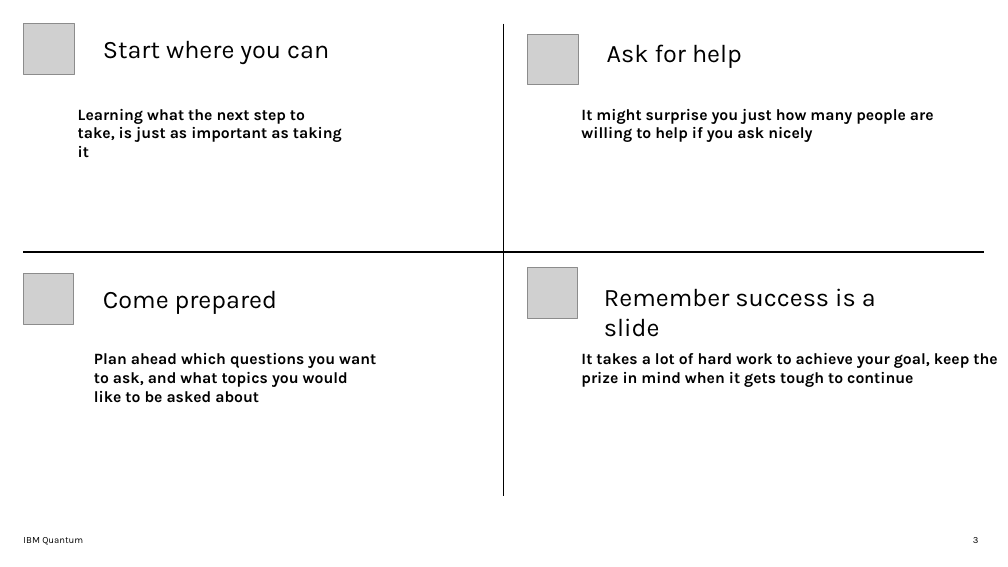
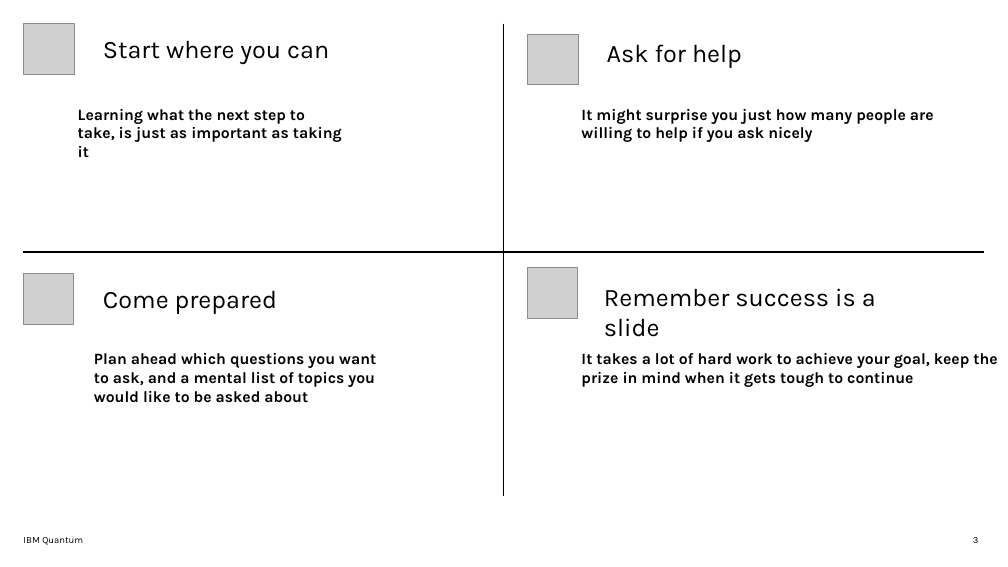
Before and after one commit to Katie1harrison/Katie1harrison.github.io, a slide deck: slide 3 of success.pptx. Drawn at 1008x567 pixels with LibreOffice and Linux fonts; fonts in the diff are those of the drawing; grey boxes stand for pictures. Boxes give left, top, right and bottom in pixels: in the first picture for what was removed or moved away, otherwise in the second. Text is boxed around its words. In the diff, an @@ line names an element or a change of style, - is before the commit and + after.

```diff
--- a/success.pptx
+++ b/success.pptx
@@ text at [94, 353, 376, 403]: text changed @@
-Plan ahead which questions you want to ask, and what topics you would like to be asked about
+Plan ahead which questions you want to ask, and a mental list of topics you would like to be asked about
```
Also in this commit, not shown: 6 other slides changed, 1 slide added, 1 other file.
